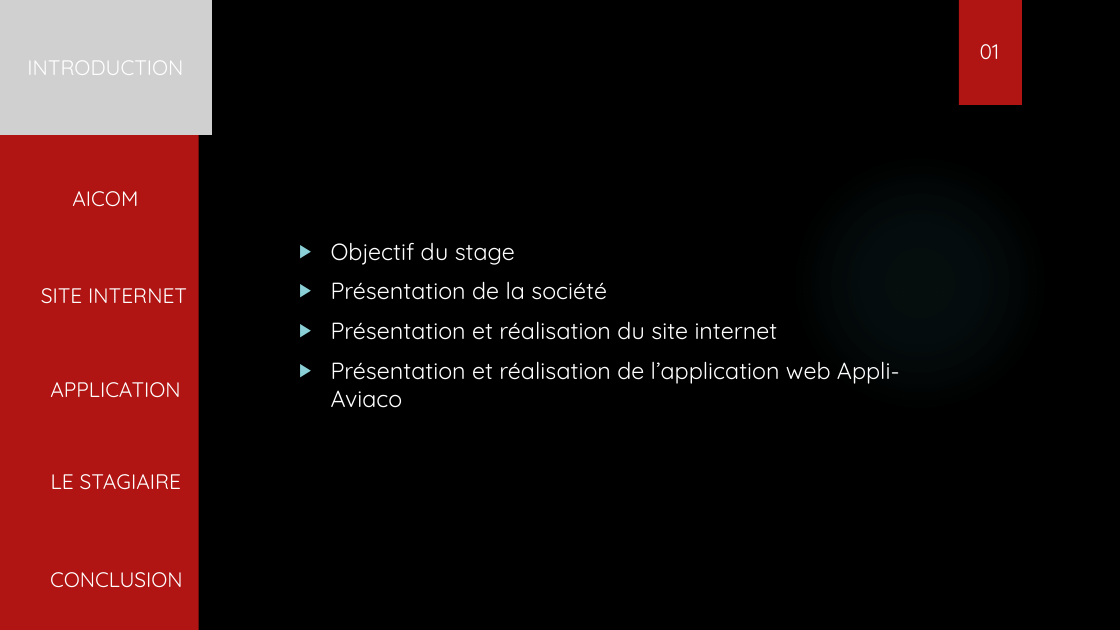
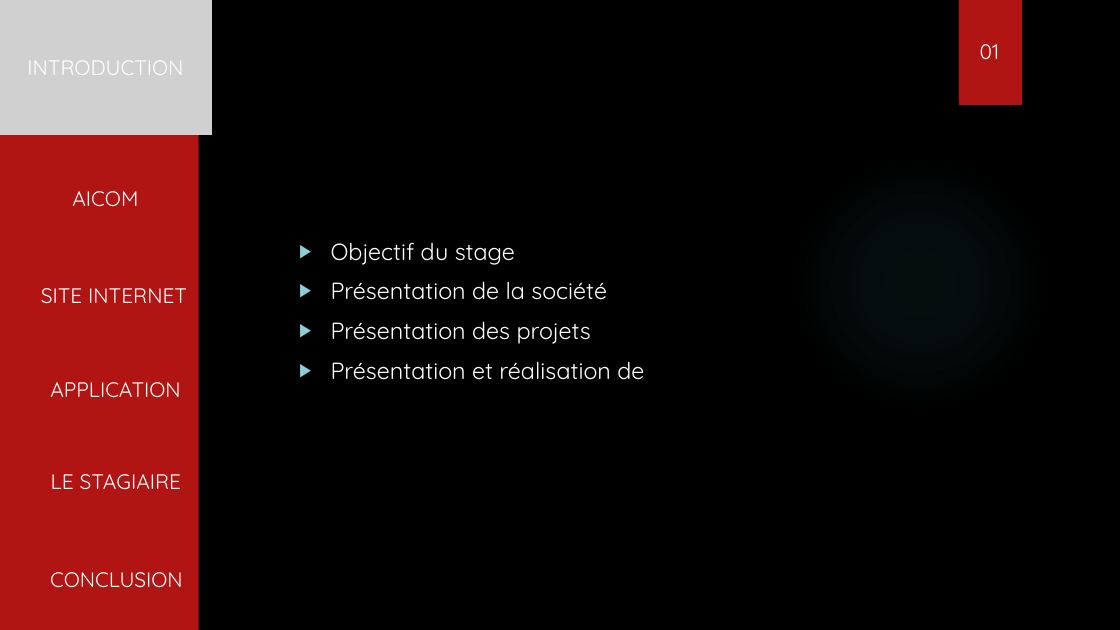
Before and after one commit to tochyvn/ma_banque_document, a slide deck: slide 2 of Aviaco france.pptx. Drawn at 1120x630 pixels with LibreOffice and Linux fonts; fonts in the diff are those of the drawing; grey boxes stand for pictures; background and template pictures are left out. Boxes give left, top, right and bottom in pixels: in the first picture for what was removed or moved away, otherwise in the second. Text is boxed around its words. In the diff, an @@ line names an element or a change of style, - is before the commit and + after.

```diff
--- a/Aviaco france.pptx
+++ b/Aviaco france.pptx
@@ text at bbox=[331, 321, 644, 380]: text changed @@
-▶ Présentation et réalisation du site internet
-▶ Présentation et réalisation de l’application web Appli-Aviaco
+▶ Présentation des projets
+▶ Présentation et réalisation de
```
Also in this commit, not shown: 4 other slides changed.
